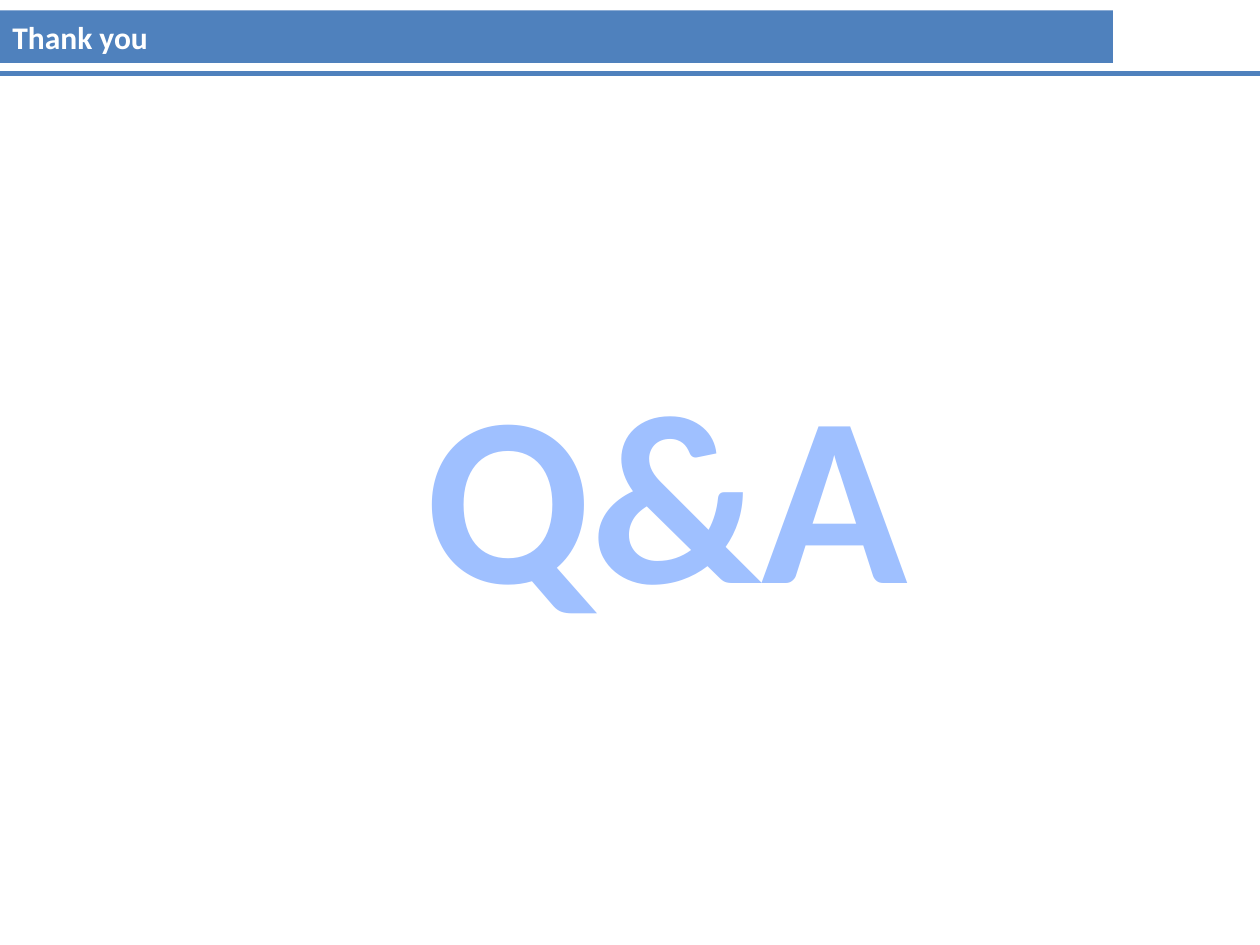
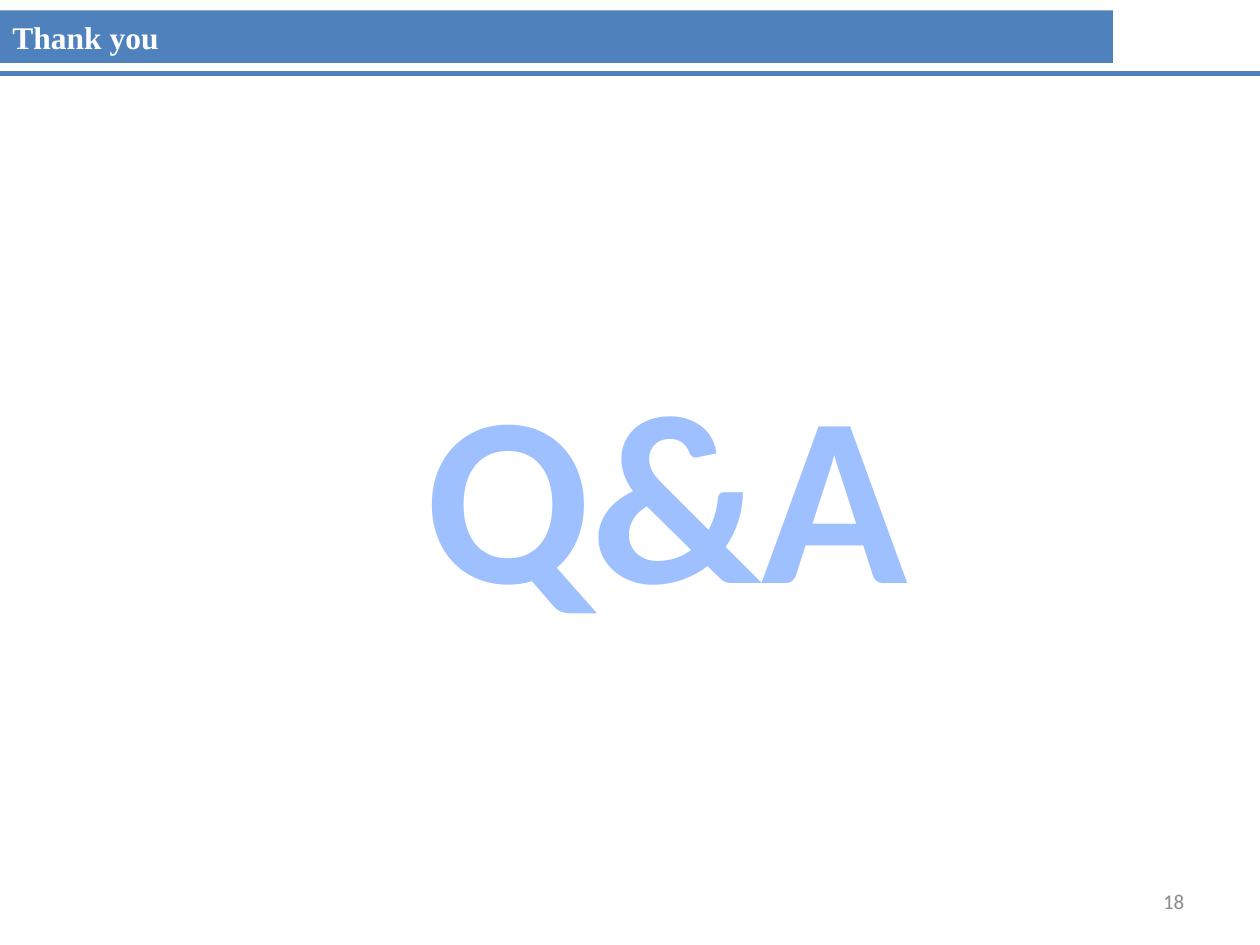
Before and after one commit to gilang07/sign-traffic-recognition, a slide deck: slide 18 of doc/LuanVan.pptx (slide 15 before the commit). Drawn at 1260x945 pixels with LibreOffice and Linux fonts; fonts in the diff are those of the drawing. Boxes give left, top, right and bottom in pixels: in the first picture for what was removed or moved away, otherwise in the second. Text is boxed around its words. In the diff, an @@ line names an element or a change of style, - is before the commit and + after.

```diff
--- a/doc/LuanVan.pptx
+++ b/doc/LuanVan.pptx
@@ rectangle "Thank you" at bbox=[0, 10, 1113, 63]: font Calibri to Times New Roman @@
@@ page number added at bbox=[1163, 895, 1184, 909], 12 pt, text #8C8C8C @@
+18
```
Also in this commit, not shown: 14 other slides changed, 4 slides added, 1 other file.
